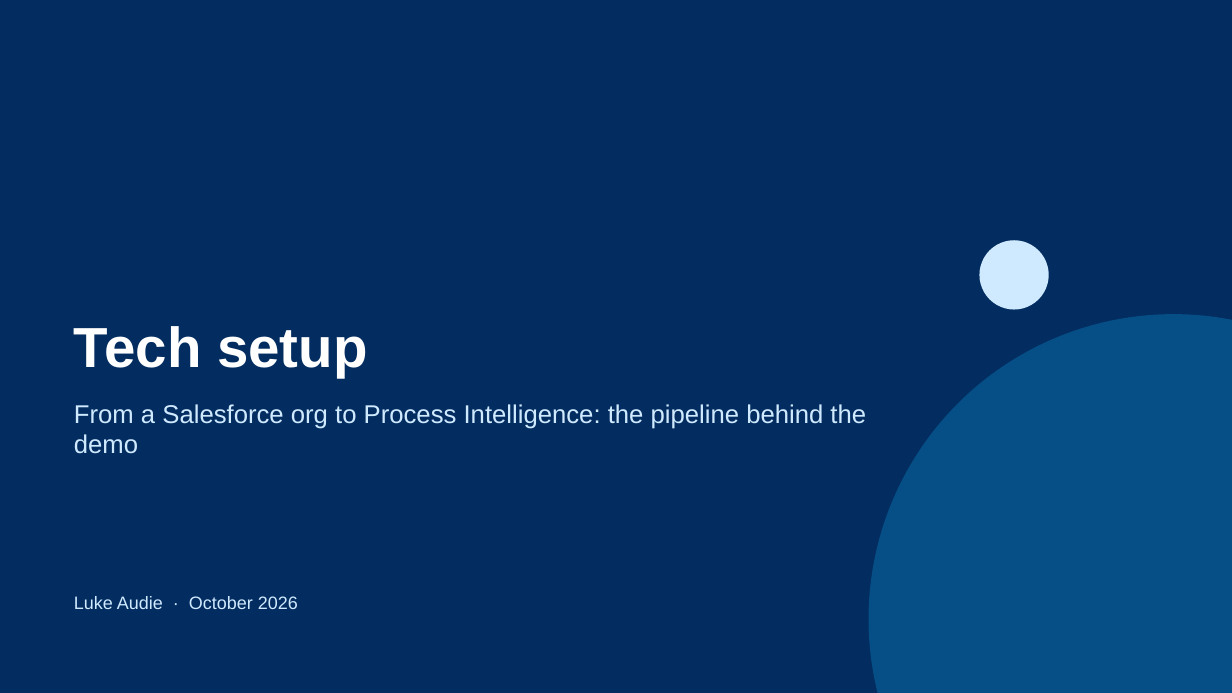
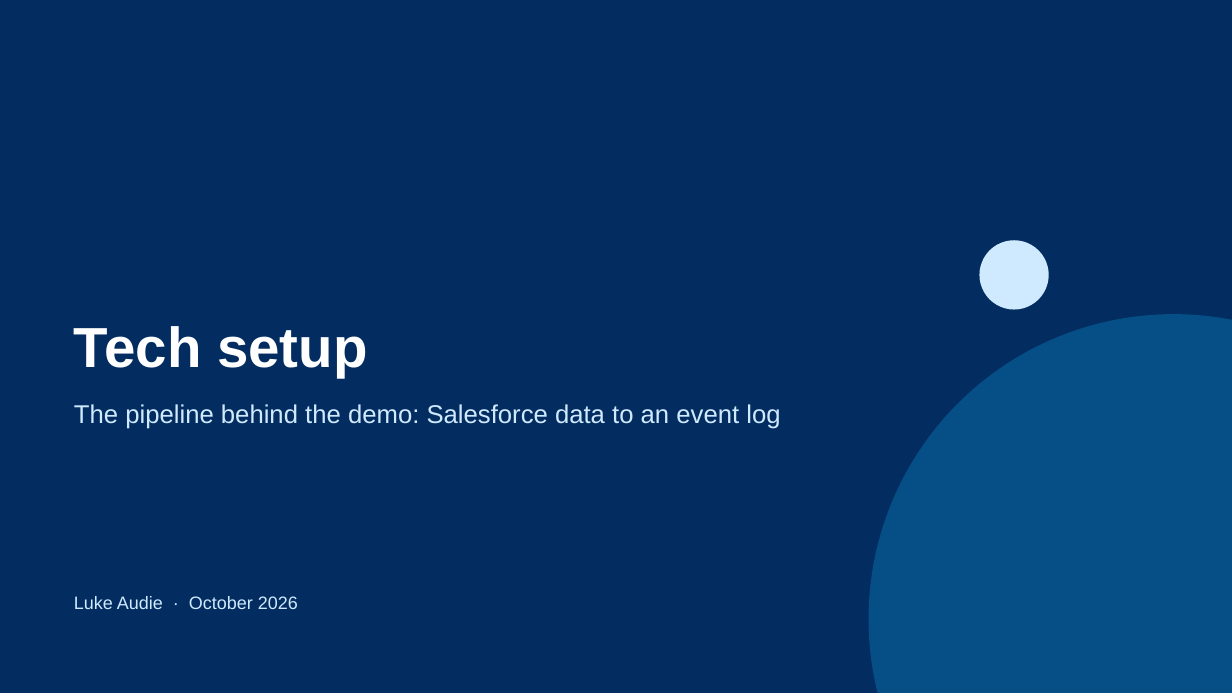
Before and after one commit to ch-lukas/salesforce-process-intelligence, a slide deck: slide 1 of deck/salesforce-process-intelligence-tech-setup.pptx. Drawn at 1232x693 pixels with LibreOffice and Linux fonts; fonts in the diff are those of the drawing. Boxes give left, top, right and bottom in pixels: in the first picture for what was removed or moved away, otherwise in the second. Text is boxed around its words. In the diff, an @@ line names an element or a change of style, - is before the commit and + after.

```diff
--- a/deck/salesforce-process-intelligence-tech-setup.pptx
+++ b/deck/salesforce-process-intelligence-tech-setup.pptx
@@ text at (x1=74, y1=404, x2=780, y2=429): text changed @@
-From a Salesforce org to Process Intelligence: the pipeline behind the demo
+The pipeline behind the demo: Salesforce data to an event log
```
Also in this commit, not shown: 2 other slides changed, 1 slide added, 6 other files.
